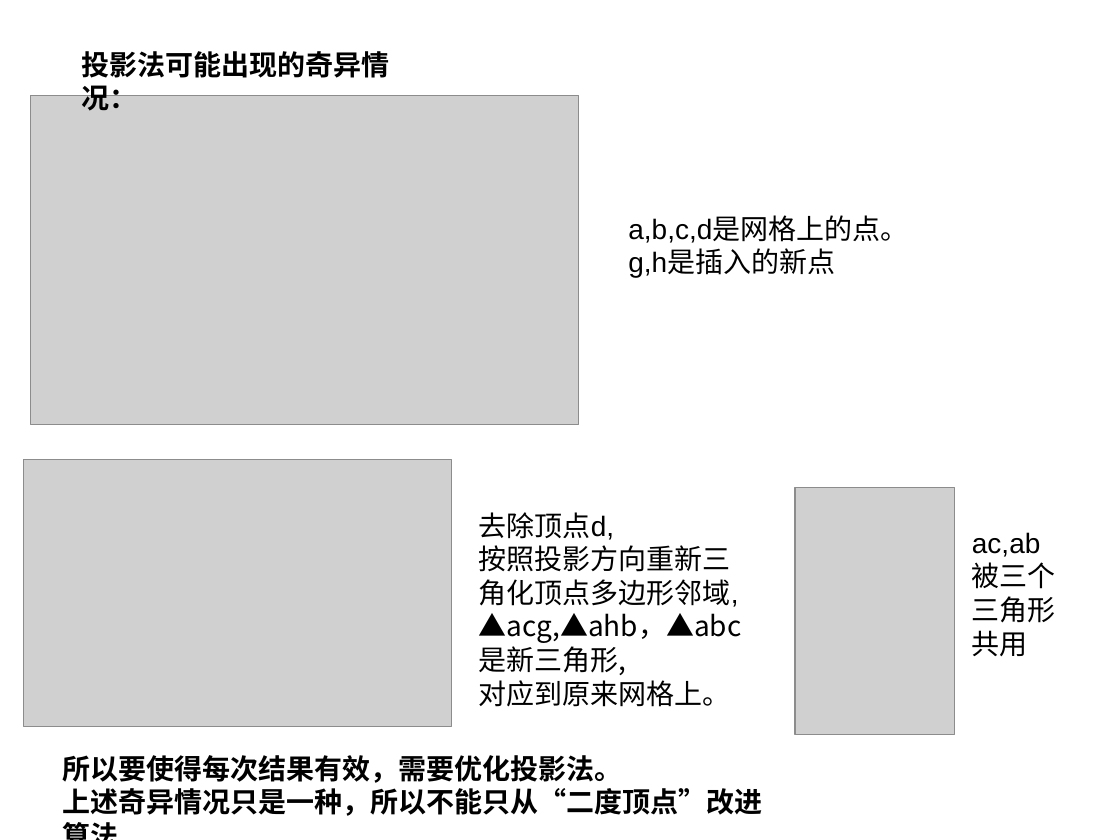
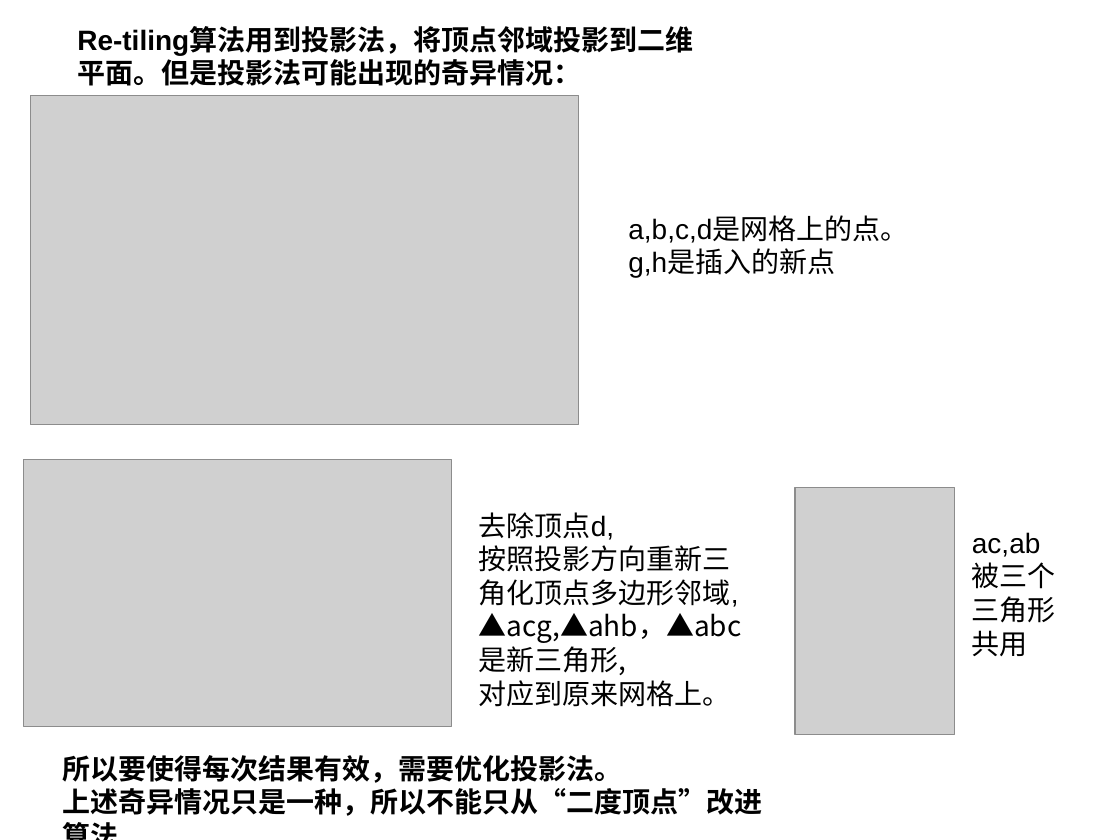
Before and after one commit to TSlus/code_for_ROV, a slide deck: slide 1 of projects/投影法解释.ppt. Drawn at 1120x840 pixels with LibreOffice and Linux fonts; fonts in the diff are those of the drawing; grey boxes stand for pictures. Boxes give left, top, right and bottom in pixels: in the first picture for what was removed or moved away, otherwise in the second. Text is boxed around its words. In the diff, an @@ line names an element or a change of style, - is before the commit and + after.

```diff
--- a/projects/投影法解释.ppt
+++ b/projects/投影法解释.ppt
@@ text at (77, 28, 693, 86): text changed @@
-投影法可能出现的奇异情况：
+Re-tiling算法用到投影法，将顶点邻域投影到二维平面。但是投影法可能出现的奇异情况：
```
Also in this commit, not shown: 1 other slide changed, 1 other file.
